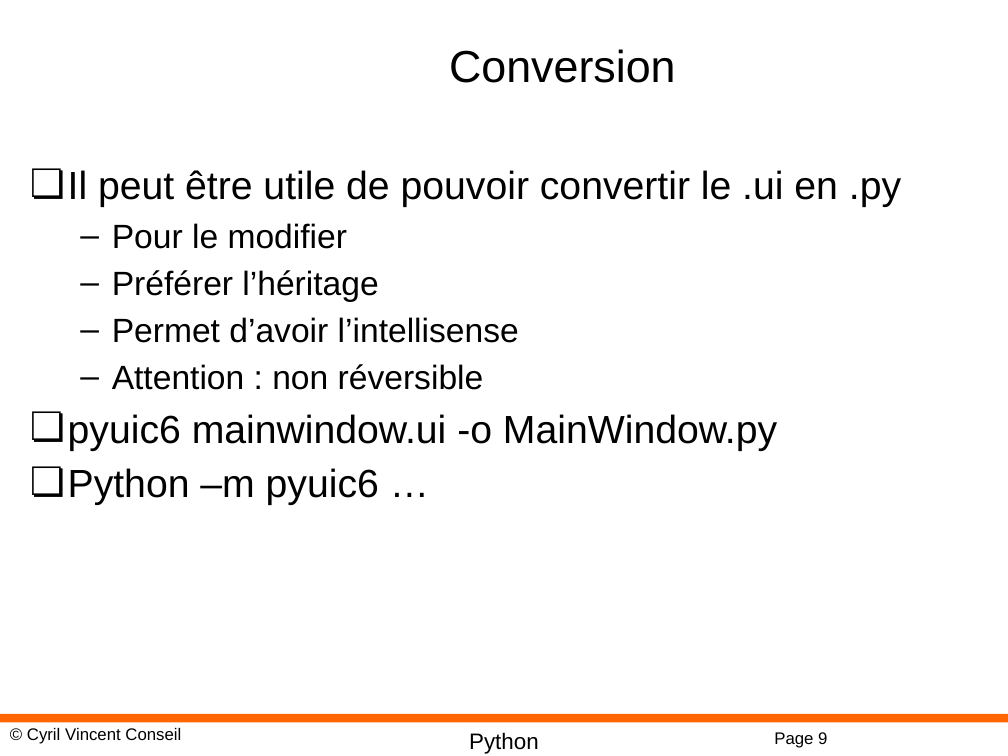
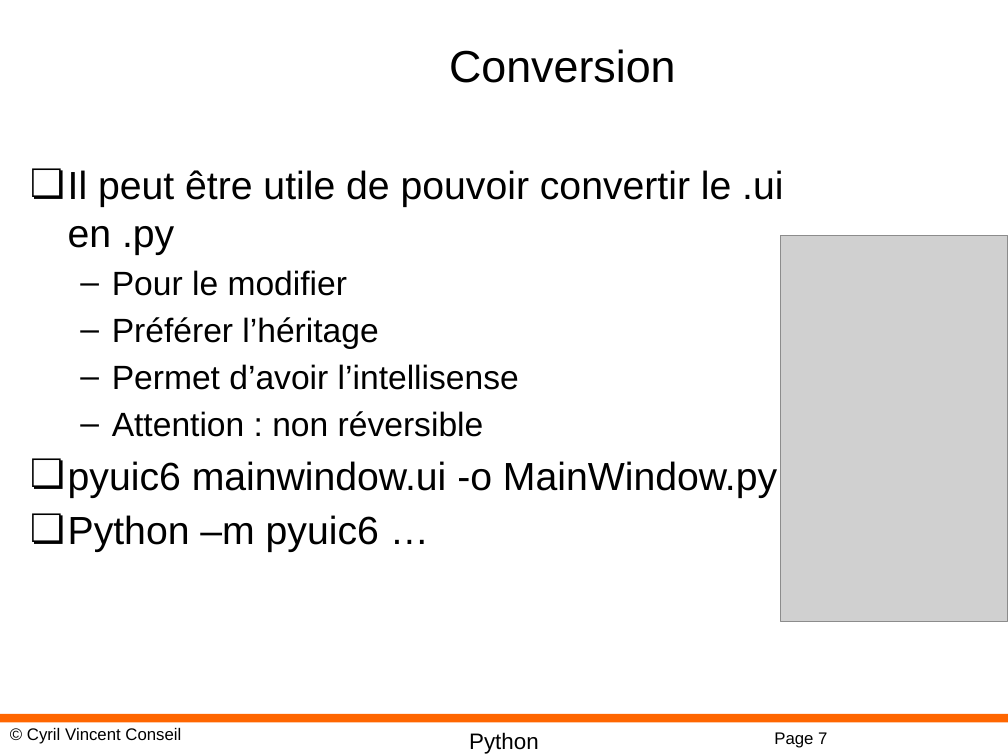
Before and after one commit to cyrilvincent/python-advanced, a slide deck: slide 7 of PPT/PyQt05-QtDesigner.pptx (slide 9 before the commit). Drawn at 1008x756 pixels with LibreOffice and Linux fonts; fonts in the diff are those of the drawing; grey boxes stand for pictures; background and template pictures are left out. Boxes give left, top, right and bottom in pixels: in the first picture for what was removed or moved away, otherwise in the second. Text is boxed around its words. In the diff, an @@ line names an element or a change of style, - is before the commit and + after.

```diff
--- a/PPT/PyQt05-QtDesigner.pptx
+++ b/PPT/PyQt05-QtDesigner.pptx
@@ text "Il peut être utile de ..." rewrapped from bbox=[68, 170, 901, 505] to bbox=[68, 170, 783, 552] @@
@@ picture added at bbox=[780, 235, 1008, 621] @@
@@ page number at bbox=[774, 732, 827, 748]: text changed @@
-Page 9
+Page 7
```
Also in this commit, not shown: 3 other slides changed, 1 slide added, 1 slide removed, 6 other files.
